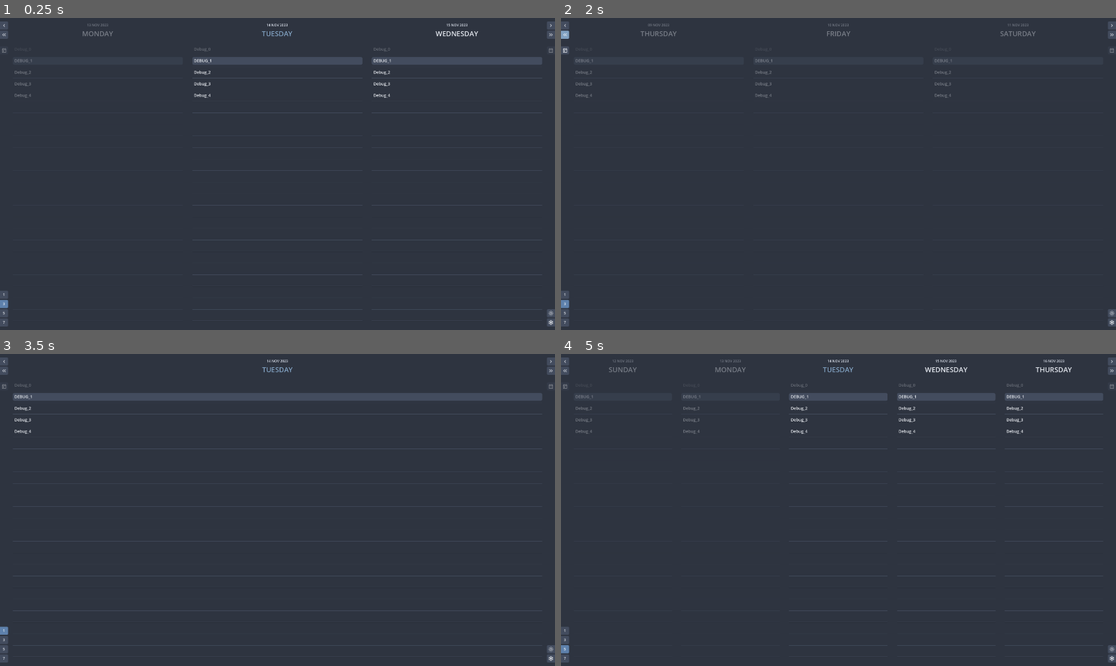
Above: before the commit, frames 1-4 (two rows, left to right).
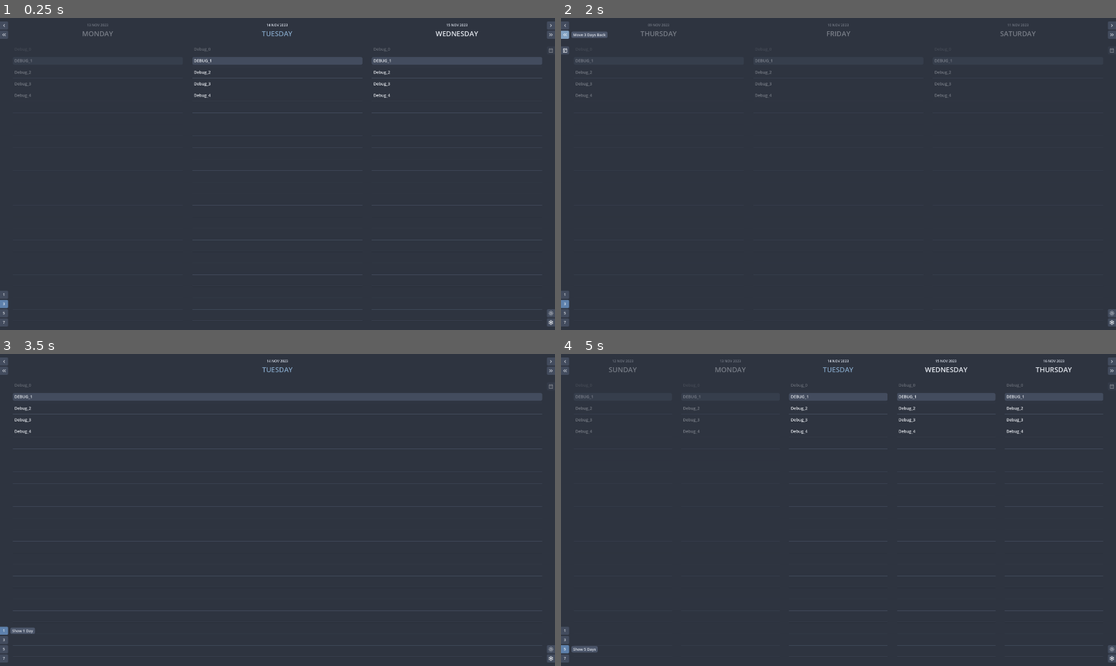
Above: after the commit, the same moments.

Repository: njamster/habituary
Game: Godot game, scene res://entry_point/entry_point.tscn
Same seed, same stepped clock (60 frames per second), same inputs: the game is played once before the commit and once after it.
Inputs (mouse positions are in pixels of both pictures, inside the frame that each line leads up to):
- Up to frame 1 (0.25 s): no input
- Up to frame 2 (2 s): click (566, 24) at 0.5 s; click (566, 33) at 1.25 s
- Up to frame 3 (3.5 s): click (5, 385) at 2 s; click "1" at 2.75 s
- Up to frame 4 (5 s): click "3" at 3.5 s; click "5" at 4.25 s

The runs differ from the first frame. In frame 1, less than 0.1% of the frame differs, in the area x 0-2%, y 9-12%; in frame 2, 0.1%, in the area x 1-9%, y 4-7%; in frame 3, 0.1%; in frame 4, 0.1%.

Commit message:
Add custom tooltips
Introduces a new Tooltip class, which is a simple node that will spawn a
PanelContainer when the mouse enters its parent, and frees it again when
the mouse exits the parent again. The tooltip will be placed on the left
or the right of the parent, whereever there's more window space. It will
be vertically centered relative to the parent, unless that would put the
tooltip (or parts of it) outside the window, then it gets clamped.

All this was necessary since Godot's default tooltips cannot be placed
freely. And while there is a virtual `_make_custom_tooltip` method to
customize them, this still does not allow free positioning because it
will be added as a child of the PopupPanel representing the tooltip.

Diff:
--- a/autoloads/settings.gd
+++ b/autoloads/settings.gd
@@ -70,6 +70,10 @@
 			var panel_stylebox := theme.get_stylebox("panel", "PanelContainer")
 			panel_stylebox.bg_color = NORD_00
 			theme.set_stylebox("panel", "PanelContainer", panel_stylebox)
+
+			var tooltip_stylebox := theme.get_stylebox("panel", "TooltipPanel")
+			tooltip_stylebox.bg_color = NORD_03
+			theme.set_stylebox("panel", "TooltipPanel", tooltip_stylebox)
 		else:
 			RenderingServer.set_default_clear_color("#ECEFF4")
 			theme.set_color("font_color", "Label", NORD_00)
@@ -89,6 +93,10 @@
 			var panel_stylebox := theme.get_stylebox("panel", "PanelContainer")
 			panel_stylebox.bg_color = NORD_06
 			theme.set_stylebox("panel", "PanelContainer", panel_stylebox)
+
+			var tooltip_stylebox := theme.get_stylebox("panel", "TooltipPanel")
+			tooltip_stylebox.bg_color = NORD_04
+			theme.set_stylebox("panel", "TooltipPanel", tooltip_stylebox)
 		EventBus.dark_mode_changed.emit(dark_mode)
 
 
--- /dev/null
+++ b/custom/tooltip.gd
@@ -0,0 +1,77 @@
+extends Node
+class_name Tooltip
+
+@export_multiline var text : String:
+	set(value):
+		text = value
+		if get_child_count():
+			_tooltip_label.text = value
+			_tooltip_panel.size = Vector2.ZERO # shrink
+
+@export var text_alignment : HorizontalAlignment
+
+@export_range(0.0, 0.0, 0.1, "suffix:seconds", "or_greater") var popup_delay := 0.5
+
+@export_range(0, 0, 1, "suffix:px", "or_greater") var gap_width := 8
+
+var _tooltip_panel : PanelContainer
+var _tooltip_label : Label
+var _hover_timer : Timer
+
+
+func _ready() -> void:
+	_hover_timer = Timer.new()
+	add_child(_hover_timer, true, Node.INTERNAL_MODE_FRONT)
+
+	_hover_timer.one_shot = true
+	_hover_timer.wait_time = popup_delay
+	_hover_timer.timeout.connect(_spawn_panel)
+
+	get_parent().mouse_entered.connect(show_tooltip)
+	get_parent().mouse_exited.connect(hide_tooltip)
+
+
+func show_tooltip() -> void:
+	if not text:
+		return
+
+	_hover_timer.start()
+
+
+func hide_tooltip() -> void:
+	_hover_timer.stop()
+
+	if get_child_count():
+		_tooltip_panel.queue_free()
+
+
+func _spawn_panel() -> void:
+	# step 1: create panel
+	_tooltip_panel = PanelContainer.new()
+	add_child(_tooltip_panel)
+
+	_tooltip_panel.theme_type_variation = "TooltipPanel"
+
+	# step 2: create label
+	_tooltip_label = Label.new()
+	_tooltip_panel.add_child(_tooltip_label)
+
+	_tooltip_label.theme_type_variation = "TooltipLabel"
+
+	_tooltip_label.text = text
+	_tooltip_label.horizontal_alignment = self.text_alignment
+
+	# step 3: position tooltip
+	_tooltip_panel.global_position = get_parent().global_position
+	if get_window().size.x - _tooltip_panel.global_position.x > _tooltip_panel.global_position.x:
+		# shift tooltip to the right
+		_tooltip_panel.global_position.x += get_parent().size.x + gap_width
+	else:
+		# shift tooltip to the left
+		_tooltip_panel.global_position.x -= _tooltip_panel.size.x + gap_width
+	# center tooltip vertically where possible, but make sure it stays fully inside the window
+	_tooltip_panel.global_position.y = clamp(
+		_tooltip_panel.global_position.y + 0.5 * (get_parent().size.y - _tooltip_panel.size.y),
+		gap_width,
+		get_window().size.y - _tooltip_panel.size.y - gap_width
+	)
--- a/main_window/navigation_bar_left/navigation_bar_left.gd
+++ b/main_window/navigation_bar_left/navigation_bar_left.gd
@@ -4,6 +4,7 @@
 func _ready() -> void:
 	_on_current_day_changed(Settings.current_day)
 
+	EventBus.view_mode_changed.connect(_on_view_mode_changed)
 	EventBus.current_day_changed.connect(_on_current_day_changed)
 
 
@@ -20,12 +21,7 @@
 
 
 func _on_current_day_changed(current_day : Date) -> void:
-	if current_day.day_difference_to(DayTimer.today) == 0:
-		$Today.disabled = true
-		$Today.mouse_default_cursor_shape = CURSOR_FORBIDDEN
-	else:
-		$Today.disabled = false
-		$Today.mouse_default_cursor_shape = CURSOR_POINTING_HAND
+	$Today.visible = (current_day.day_difference_to(DayTimer.today) != 0)
 
 
 func _unhandled_input(event: InputEvent) -> void:
@@ -35,3 +31,10 @@
 		Utils.press_button_with_visual_feedback($ShiftViewBackward)
 	elif event.is_action_pressed("previous_day"):
 		Utils.press_button_with_visual_feedback($PreviousDay)
+
+
+func _on_view_mode_changed(view_mode : int) -> void:
+	if view_mode == 1:
+		$ShiftViewBackward/Tooltip.text = "Move %d Day Back" % view_mode
+	else:
+		$ShiftViewBackward/Tooltip.text = "Move %d Days Back" % view_mode
--- a/main_window/navigation_bar_left/navigation_bar_left.tscn
+++ b/main_window/navigation_bar_left/navigation_bar_left.tscn
@@ -1,8 +1,9 @@
-[gd_scene load_steps=7 format=3 uid="uid://bjv3cb21jdiu3"]
+[gd_scene load_steps=8 format=3 uid="uid://bjv3cb21jdiu3"]
 
 [ext_resource type="Script" path="res://main_window/navigation_bar_left/navigation_bar_left.gd" id="1_kn5h0"]
 [ext_resource type="Texture2D" uid="uid://kpsxfahirjkd" path="res://main_window/navigation_bar_left/images/arrow_left.svg" id="1_rckff"]
 [ext_resource type="Texture2D" uid="uid://botihipdanr3y" path="res://main_window/navigation_bar_left/images/arrow_left_double.svg" id="2_s8dw8"]
+[ext_resource type="Script" path="res://custom/tooltip.gd" id="3_6cgsb"]
 [ext_resource type="Texture2D" uid="uid://dg16vv3p66p28" path="res://main_window/navigation_bar_left/images/today.svg" id="3_vrbxd"]
 
 [sub_resource type="InputEventAction" id="InputEventAction_e5hy0"]
@@ -21,12 +22,20 @@
 theme_type_variation = &"LeftSidebarButton"
 icon = ExtResource("1_rckff")
 
+[node name="Tooltip" type="Node" parent="PreviousDay"]
+script = ExtResource("3_6cgsb")
+text = "Previous Day"
+
 [node name="ShiftViewBackward" type="Button" parent="."]
 layout_mode = 2
 focus_mode = 0
 mouse_default_cursor_shape = 2
 theme_type_variation = &"LeftSidebarButton"
 icon = ExtResource("2_s8dw8")
+
+[node name="Tooltip" type="Node" parent="ShiftViewBackward"]
+script = ExtResource("3_6cgsb")
+text = "Move 3 Days Back"
 
 [node name="Spacer" type="Control" parent="."]
 custom_minimum_size = Vector2(0, 18)
@@ -41,6 +50,10 @@
 shortcut_in_tooltip = false
 icon = ExtResource("3_vrbxd")
 
+[node name="Tooltip" type="Node" parent="Today"]
+script = ExtResource("3_6cgsb")
+text = "Jump To Today"
+
 [connection signal="pressed" from="PreviousDay" to="." method="_on_previous_day_pressed"]
 [connection signal="pressed" from="ShiftViewBackward" to="." method="_on_shift_view_backward_pressed"]
 [connection signal="pressed" from="Today" to="." method="_on_today_pressed"]
--- a/main_window/navigation_bar_right/navigation_bar_right.gd
+++ b/main_window/navigation_bar_right/navigation_bar_right.gd
@@ -1,4 +1,8 @@
 extends VBoxContainer
+
+
+func _ready() -> void:
+	EventBus.view_mode_changed.connect(_on_view_mode_changed)
 
 
 func _on_next_day_pressed() -> void:
@@ -16,3 +20,10 @@
 		Utils.press_button_with_visual_feedback($ShiftViewForward)
 	elif event.is_action_pressed("next_day"):
 		Utils.press_button_with_visual_feedback($NextDay)
+
+
+func _on_view_mode_changed(view_mode : int) -> void:
+	if view_mode == 1:
+		$ShiftViewForward/Tooltip.text = "Move %d Day Forward" % view_mode
+	else:
+		$ShiftViewForward/Tooltip.text = "Move %d Days Forward" % view_mode
--- a/main_window/navigation_bar_right/navigation_bar_right.tscn
+++ b/main_window/navigation_bar_right/navigation_bar_right.tscn
@@ -1,9 +1,10 @@
-[gd_scene load_steps=5 format=3 uid="uid://d0nq3bl1c4e0i"]
+[gd_scene load_steps=6 format=3 uid="uid://d0nq3bl1c4e0i"]
 
 [ext_resource type="Script" path="res://main_window/navigation_bar_right/navigation_bar_right.gd" id="1_i4fec"]
 [ext_resource type="Texture2D" uid="uid://5x5oa7kf2q8s" path="res://main_window/navigation_bar_right/images/arrow_right.svg" id="1_q3y45"]
 [ext_resource type="Texture2D" uid="uid://cjeviihofj70y" path="res://main_window/navigation_bar_right/images/arrow_right_double.svg" id="2_satv2"]
 [ext_resource type="Texture2D" uid="uid://3tmsi2t4t7jd" path="res://main_window/navigation_bar_right/images/calendar.svg" id="3_3qcru"]
+[ext_resource type="Script" path="res://custom/tooltip.gd" id="3_42o0e"]
 
 [node name="NavigationBarRight" type="VBoxContainer"]
 script = ExtResource("1_i4fec")
@@ -15,12 +16,20 @@
 theme_type_variation = &"RightSidebarButton"
 icon = ExtResource("1_q3y45")
 
+[node name="Tooltip" type="Node" parent="NextDay"]
+script = ExtResource("3_42o0e")
+text = "Next Day"
+
 [node name="ShiftViewForward" type="Button" parent="."]
 layout_mode = 2
 focus_mode = 0
 mouse_default_cursor_shape = 2
 theme_type_variation = &"RightSidebarButton"
 icon = ExtResource("2_satv2")
+
+[node name="Tooltip" type="Node" parent="ShiftViewForward"]
+script = ExtResource("3_42o0e")
+text = "Move 3 Days Forward"
 
 [node name="Spacer" type="Control" parent="."]
 custom_minimum_size = Vector2(0, 18)
@@ -34,5 +43,11 @@
 disabled = true
 icon = ExtResource("3_3qcru")
 
+[node name="Tooltip" type="Node" parent="Calendar"]
+script = ExtResource("3_42o0e")
+text = "Calendar
+(Coming Soon)"
+text_alignment = 1
+
 [connection signal="pressed" from="NextDay" to="." method="_on_next_day_pressed"]
 [connection signal="pressed" from="ShiftViewForward" to="." method="_on_shift_view_forward_pressed"]
--- a/main_window/settings_widget/settings_widget.gd
+++ b/main_window/settings_widget/settings_widget.gd
@@ -12,7 +12,12 @@
 
 
 func _on_dark_mode_changed(dark_mode) -> void:
-	$Mode.icon = preload("images/mode_light.svg") if dark_mode else preload("images/mode_dark.svg")
+	if dark_mode:
+		$Mode.icon = preload("images/mode_light.svg")
+		$Mode/Tooltip.text = "Switch To Light Mode"
+	else:
+		$Mode.icon = preload("images/mode_dark.svg")
+		$Mode/Tooltip.text = "Switch To Dark Mode"
 
 
 func _on_settings_pressed() -> void:
--- a/main_window/settings_widget/settings_widget.tscn
+++ b/main_window/settings_widget/settings_widget.tscn
@@ -1,8 +1,9 @@
-[gd_scene load_steps=6 format=3 uid="uid://bmrx40aplh6c1"]
+[gd_scene load_steps=7 format=3 uid="uid://bmrx40aplh6c1"]
 
 [ext_resource type="Script" path="res://main_window/settings_widget/settings_widget.gd" id="1_1d7q7"]
 [ext_resource type="Texture2D" uid="uid://lqaqpht4rju6" path="res://main_window/settings_widget/images/mode_dark.svg" id="1_53725"]
 [ext_resource type="Texture2D" uid="uid://vs7ua0yf1lr" path="res://main_window/settings_widget/images/settings.svg" id="2_fp5hp"]
+[ext_resource type="Script" path="res://custom/tooltip.gd" id="3_diiyk"]
 
 [sub_resource type="InputEventAction" id="InputEventAction_lv7wu"]
 action = &"toggle_dark_mode"
@@ -23,6 +24,10 @@
 shortcut_in_tooltip = false
 icon = ExtResource("1_53725")
 
+[node name="Tooltip" type="Node" parent="Mode"]
+script = ExtResource("3_diiyk")
+text = "Switch To Light Mode"
+
 [node name="Settings" type="Button" parent="."]
 layout_mode = 2
 focus_mode = 0
@@ -30,5 +35,9 @@
 theme_type_variation = &"RightSidebarButton"
 icon = ExtResource("2_fp5hp")
 
+[node name="Tooltip" type="Node" parent="Settings"]
+script = ExtResource("3_diiyk")
+text = "Open Settings"
+
 [connection signal="pressed" from="Mode" to="." method="_on_mode_pressed"]
 [connection signal="pressed" from="Settings" to="." method="_on_settings_pressed"]
--- a/main_window/view_mode_widget/view_mode_widget.tscn
+++ b/main_window/view_mode_widget/view_mode_widget.tscn
@@ -1,6 +1,7 @@
-[gd_scene load_steps=11 format=3 uid="uid://dgxug4yl0qg3x"]
+[gd_scene load_steps=12 format=3 uid="uid://dgxug4yl0qg3x"]
 
 [ext_resource type="Script" path="res://main_window/view_mode_widget/view_mode_widget.gd" id="1_1o2da"]
+[ext_resource type="Script" path="res://custom/tooltip.gd" id="2_4x6jm"]
 
 [sub_resource type="ButtonGroup" id="ButtonGroup_43ver"]
 
@@ -50,6 +51,10 @@
 shortcut_in_tooltip = false
 text = "1"
 
+[node name="Tooltip" type="Node" parent="SingleDay"]
+script = ExtResource("2_4x6jm")
+text = "Show 1 Day"
+
 [node name="ThreeDays" type="Button" parent="."]
 custom_minimum_size = Vector2(28, 28)
 layout_mode = 2
@@ -62,6 +67,10 @@
 shortcut = SubResource("Shortcut_1x0d2")
 shortcut_in_tooltip = false
 text = "3"
+
+[node name="Tooltip" type="Node" parent="ThreeDays"]
+script = ExtResource("2_4x6jm")
+text = "Show 3 Days"
 
 [node name="FiveDays" type="Button" parent="."]
 custom_minimum_size = Vector2(28, 28)
@@ -76,6 +85,10 @@
 shortcut_in_tooltip = false
 text = "5"
 
+[node name="Tooltip" type="Node" parent="FiveDays"]
+script = ExtResource("2_4x6jm")
+text = "Show 5 Days"
+
 [node name="SevenDays" type="Button" parent="."]
 custom_minimum_size = Vector2(28, 28)
 layout_mode = 2
@@ -88,3 +101,7 @@
 shortcut = SubResource("Shortcut_8cdb0")
 shortcut_in_tooltip = false
 text = "7"
+
+[node name="Tooltip" type="Node" parent="SevenDays"]
+script = ExtResource("2_4x6jm")
+text = "Show 7 Days"
--- a/theme/default_theme.tres
+++ b/theme/default_theme.tres
@@ -136,6 +136,18 @@
 corner_radius_bottom_left = 4
 corner_detail = 5
 
+[sub_resource type="StyleBoxFlat" id="StyleBoxFlat_4010s"]
+content_margin_left = 6.0
+content_margin_top = 2.0
+content_margin_right = 6.0
+content_margin_bottom = 2.0
+bg_color = Color(0.298039, 0.337255, 0.415686, 1)
+corner_radius_top_left = 5
+corner_radius_top_right = 5
+corner_radius_bottom_right = 5
+corner_radius_bottom_left = 5
+corner_detail = 5
+
 [resource]
 AcceptDialog/styles/panel = SubResource("StyleBoxFlat_vf7p3")
 Label/colors/font_color = Color(0.898039, 0.913725, 0.941176, 1)
@@ -161,3 +173,6 @@
 RightSidebarButton/styles/pressed = SubResource("StyleBoxFlat_ggb6q")
 SubtleLabel/base_type = &"Label"
 SubtleLabel/colors/font_color = Color(0.847059, 0.870588, 0.913725, 1)
+TooltipLabel/font_sizes/font_size = 13
+TooltipPanel/base_type = &"PanelContainer"
+TooltipPanel/styles/panel = SubResource("StyleBoxFlat_4010s")
Not shown: 1 places in theme/default_theme.tres that only renumber resources
